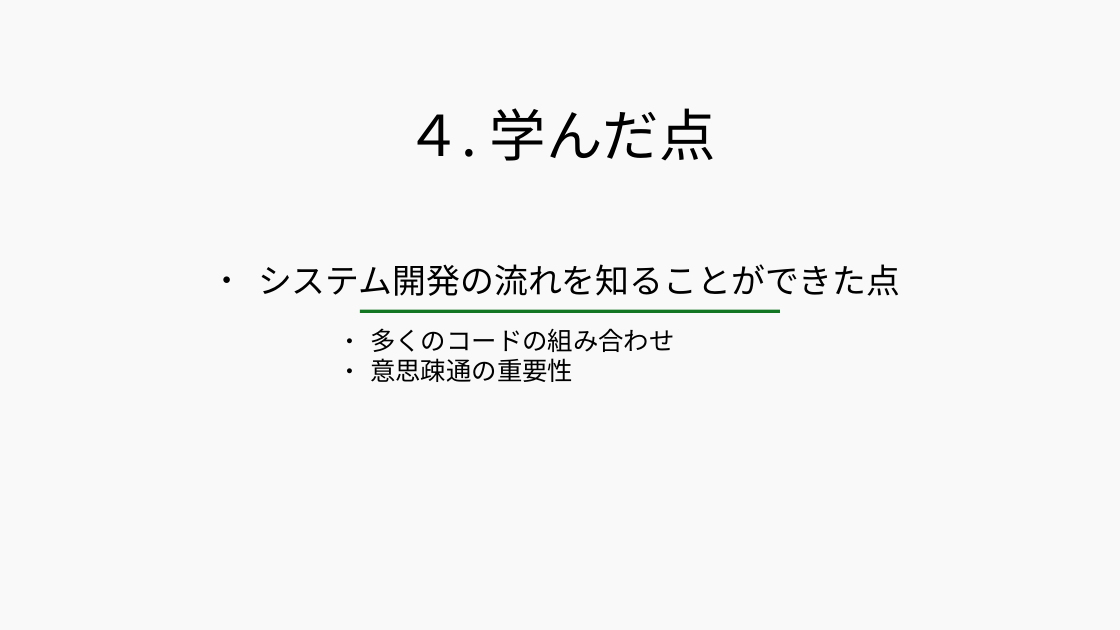
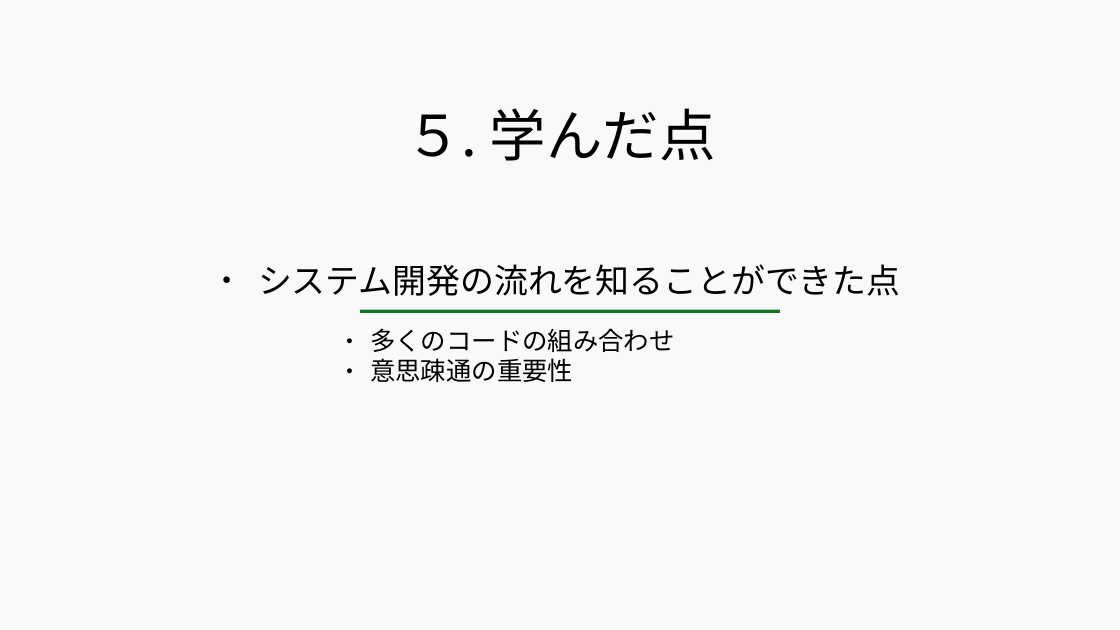
Before and after one commit to 2022java42-student008/LibraryProject, a slide deck: slide 10 of 図書管理システム - コピー.odp (slide 6 before the commit). Drawn at 1120x630 pixels with LibreOffice and Linux fonts; fonts in the diff are those of the drawing. Boxes give left, top, right and bottom in pixels: in the first picture for what was removed or moved away, otherwise in the second. Text is boxed around its words. In the diff, an @@ line names an element or a change of style, - is before the commit and + after.

```diff
--- a/図書管理システム - コピー.odp
+++ b/図書管理システム - コピー.odp
@@ title at bbox=[405, 108, 716, 161]: text changed @@
-４. 学んだ点
+５. 学んだ点
```
Also in this commit, not shown: 6 other slides changed, 4 slides added.
